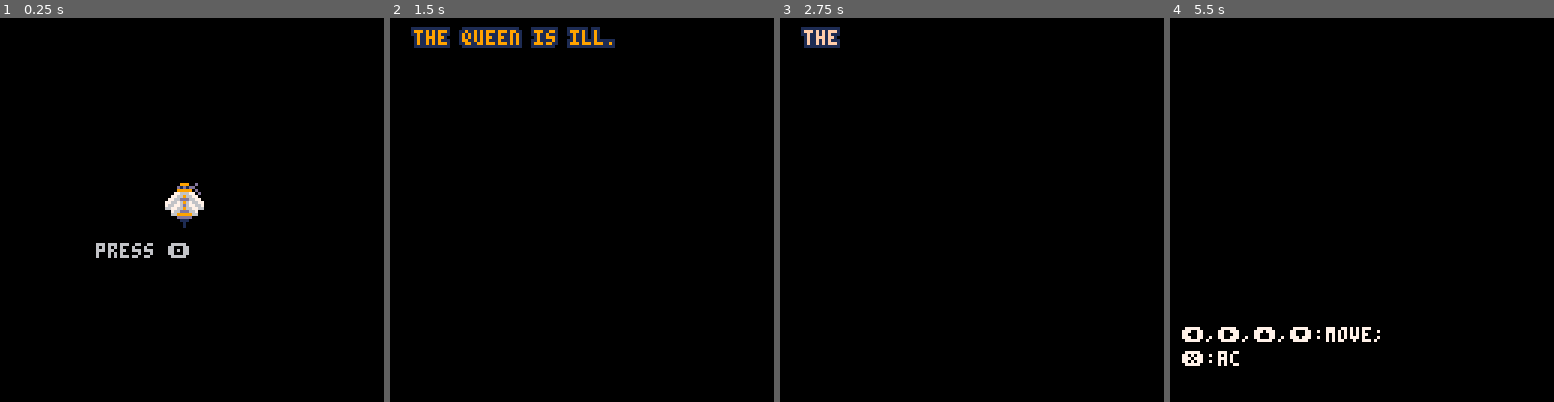
Above: before the commit, frames 1-4 (left to right).
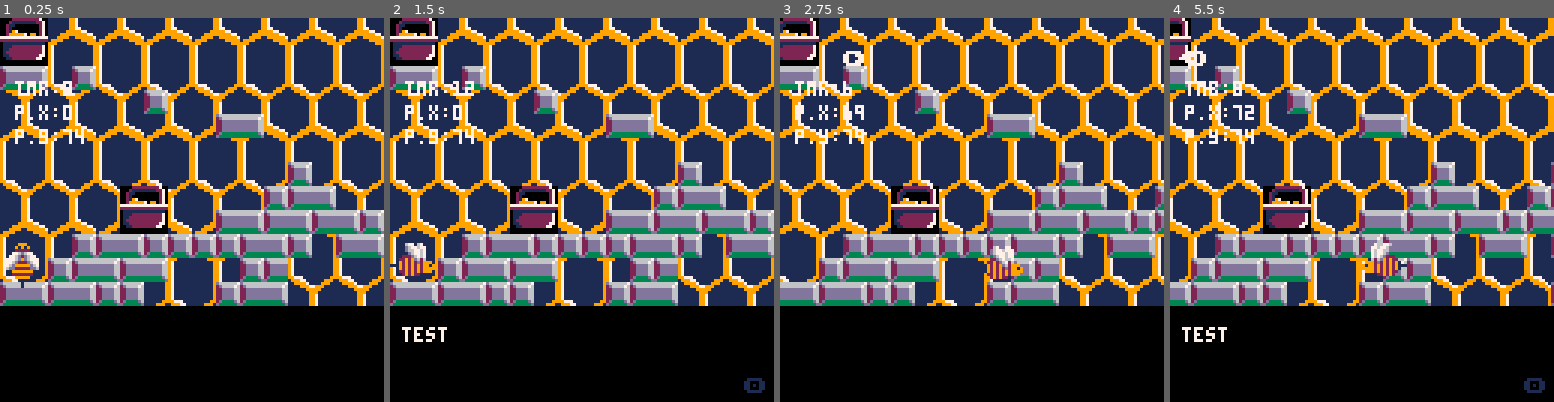
Above: after the commit, the same moments.

Repository: Amustache/beezz
Game: PICO-8 cartridge main.p8
Same seed, same stepped clock (60 frames per second), same inputs: the game is played once before the commit and once after it.
Inputs:
- Up to frame 1 (0.25 s): no input
- Up to frame 2 (1.5 s): tap X (X key) at 0.33, 1.07 s; tap O (Z key) at 0.7 s
- Up to frame 3 (2.75 s): hold Right 1.6-2.1 s; tap O (Z key) at 1.7, 2.1, 2.5 s; tap X (X key) at 1.85 s; hold Up 2.15-2.42 s; hold Right from 2.47 s (still down)
- Up to frame 4 (5.5 s): tap O (Z key) every 0.4 s from 2.9 to 5.3 s; tap X (X key) at 2.97, 4.08, 5.2 s; release Right at 3.03 s; hold Left 3.08-3.58 s; hold Down 3.63-3.97 s; hold Right 4.02-4.68 s; hold Up 4.73-5.03 s; hold Left from 5.08 s (still down)

The runs differ from the first frame. In frame 1, 74% of the frame differs, in the area x 0-100%, y 0-75%; in frame 2, 73%; in frame 3, 74%; in frame 4, 76%, in the area x 0-100%, y 0-98%.

Commit message:
dialogue and other things

Diff:
--- a/main.p8
+++ b/main.p8
@@ -47,8 +47,8 @@
  if(btn(4)) then print("🅾️",x+16,y,7) end
  if(btn(5)) then print("❎",x,y,7) end
  print("tmr:"..p.tmr,x,y+16,7)
- print("bee.x:"..bees[1].x,x,y+24,7)
- print("bee.y:"..bees[1].y,x,y+32,7)
+ print("p.x:"..p.x,x,y+24,7)
+ print("p.y:"..p.y,x,y+32,7)
 end
 
 -- ** bees - general ** --
@@ -89,7 +89,7 @@
   x=64,  -- x,y coordinate, RELATIVE TO THE SCREEN
   y=64,
   box={x1=1,y1=1,x2=14,y2=14},  -- collision box
-  sp=0,  -- current sprite
+  sp=10,  -- current sprite
   sp_st=10,  -- first sprite of the animation
   sp_sz=2,  -- sprite size
   flp_x=false,  -- should the sprite be flipped horizontally
@@ -97,14 +97,56 @@
   action=false,  -- can't move if action is true
   tmr=0  -- internal timer
  })
+ add(bees,{
+  name="beertrand",  -- buzz, beenedict, beelzebub, beeyonce, obee wan, rubee, beely, kirbee, ...
+  tot_pln=0,  -- cumulative polen
+  cur_pln=0,  -- current polen
+  max_pln=10,  -- max usable polen before slowdown in speed
+  cur_spd=3,  -- speed
+  max_spd=3,
+  x=64,  -- x,y coordinate, RELATIVE TO THE SCREEN
+  y=64,
+  box={x1=1,y1=1,x2=14,y2=14},  -- collision box
+  sp=10,  -- current sprite
+  sp_st=10,  -- first sprite of the animation
+  sp_sz=2,  -- sprite size
+  flp_x=false,  -- should the sprite be flipped horizontally
+  flp_y=false,  -- should the sprite be flipped vertically
+  action=false,  -- can't move if action is true
+  tmr=0  -- internal timer
+ })
+ add(bees,{
+  name="beenedict",  -- buzz, beenedict, beelzebub, beeyonce, obee wan, rubee, beely, kirbee, ...
+  tot_pln=0,  -- cumulative polen
+  cur_pln=0,  -- current polen
+  max_pln=10,  -- max usable polen before slowdown in speed
+  cur_spd=3,  -- speed
+  max_spd=3,
+  x=64,  -- x,y coordinate, RELATIVE TO THE SCREEN
+  y=64,
+  box={x1=1,y1=1,x2=14,y2=14},  -- collision box
+  sp=10,  -- current sprite
+  sp_st=10,  -- first sprite of the animation
+  sp_sz=2,  -- sprite size
+  flp_x=false,  -- should the sprite be flipped horizontally
+  flp_y=false,  -- should the sprite be flipped vertically
+  action=false,  -- can't move if action is true
+  tmr=0  -- internal timer
+ })
 end
 
 -- ** actual game ** --
 function _init()
+ player_init()
+ bees_init()
+
  -- text boxes
  dtb_init()
 
- menu_init()
+ --menu_init()
+ story_init()
+ _update=story_update
+ _draw=story_draw
 end
 -->8
 -- menu and intro
@@ -128,9 +170,6 @@
 
 -- ** intro ** --
 function intro_init()
- player_init()
- bees_init()
-
  intro_msg_set(1)
 
  _update=nil
@@ -211,7 +250,7 @@
  cam_x=p.x-64
  cam_y=p.y-64
 
- -- percentage of match between player and flower
+ -- percentage of match between two objects if collision
  tlrnc=0.10
 
  -- reset internal timer
@@ -227,6 +266,10 @@
  p.tmr+=1  -- internal timer. 30fps
 
  if(not p.action) then
+  -- check for bees: save current position
+  local px = p.x
+  local py = p.y
+
   -- animation
   if(p.tmr == 10) then
    p.sp = p.sp_st
@@ -242,7 +285,7 @@
    p.sp_st=32
    p.flp_x=true
 
-   if(cam_x > 0 and p.x-cam_x==64) then
+   if(cam_x > 0 and p.x-cam_x<64) then
     cam_x-=p.cur_spd
     p.x-=p.cur_spd
    else
@@ -257,7 +300,7 @@
    p.sp_st=32
    p.flp_x=false
 
-   if(cam_x < map_width-128 and p.x-cam_x==64) then
+   if(cam_x < map_width-128 and p.x-cam_x>64) then
     cam_x+=p.cur_spd
     p.x+=p.cur_spd
    else
@@ -272,7 +315,7 @@
    p.sp_st=0
    p.flp_y=false
 
-   if(cam_y > 0 and p.y-cam_y==64) then
+   if(cam_y > 0 and p.y-cam_y<64) then
     cam_y-=p.cur_spd
     p.y-=p.cur_spd
    else
@@ -287,7 +330,7 @@
    p.sp_st=0
    p.flp_y=true
 
-   if(cam_y < map_height-128 and p.y-cam_y==64) then
+   if(cam_y < map_height-128 and p.y-cam_y>64) then
     cam_y+=p.cur_spd
     p.y+=p.cur_spd
    else
@@ -298,16 +341,68 @@
   end
 
   -- action (X) -- todo talk w/ bees
-  if btnp(5) then
+  if(btnp(5)) then
    p.action=true  -- lock the player
    p.tmr = 0  -- restart timer
   end
+
+  -- check for bees: if there is a bee, then...
+  for b in all(bees) do
+   if(check_collision_bee(b)) then
+    -- back to old position
+    p.x=px
+    p.y=py
+   end
+  end
  else
-  get_down()
+  -- shall we talk?
+  local talk=false
+  for b in all(bees) do
+   b.box.x1-=5
+   b.box.y1-=5
+   b.box.x2+=5
+   b.box.y2+=5
+
+   if(check_collision_bee(b)) then
+    talk=true
+    talk_to_bee(b)
+   end
+
+   b.box.x1+=5
+   b.box.y1+=5
+   b.box.x2-=5
+   b.box.y2-=5
+  end
+  if(not talk) then
+   get_down()
+  end
  end
 
  -- polen
   p.cur_spd=p.max_spd-flr(p.cur_pln/(p.max_pln + 1))
+end
+
+bees_hello = {"hey!","greetings.","hi!","howdy!","bonjour!","good day."}
+bees_ok = {"all is right!","you okay?","i'm fine!","all the best for you.","all hail the queen!","la probabilité de voir ce message est de 0.005%."}
+
+function talk_to_bee(bee)
+ dtb_disp(bee.name..": "..bees_hello[1+flr(rnd(#bees_hello))])
+ if(bee.cur_pln > bee.max_pln) then
+  dtb_disp(bee.name..": j'ai trop de pollen!")
+  dtb_disp(bee.name..": est-ce que tu peux m'en prendre?")
+ else
+  if(bee.cur_pln < bee.max_pln) then
+   dtb_disp(bee.name..": j'ai pas assez de pollen!")
+   dtb_disp(bee.name..": est-ce que tu peux m'en donner?")
+  else
+   dtb_disp(bee.name..": "..bees_ok[1+flr(rnd(#bees_ok))])
+  end
+ end
+ p.action=false
+end
+
+function choice_take()
+ p.action=false
 end
 
 function get_down()
@@ -346,8 +441,16 @@
  end
 end
 
+function check_collision_bee(bee)
+ if(iou(p,bee) >= .1*tlrnc) then
+  return true
+ else
+  return false
+ end
+end
+
 function get_into_hive()
- if(iou(p,hive) >= tlrnc) then
+ if(iou(p,hive) >= 2*tlrnc) then
   story_init()
   return true
  else
@@ -367,6 +470,16 @@
 
 function bee_exploration_update(bee)
  -- todo random mouvement
+ -- animation
+ -- internal timer
+ bee.tmr+=1
+ if(bee.tmr == 10) then
+  bee.sp = bee.sp_st
+ end
+ if(bee.tmr >= 20) then
+  bee.sp += bee.sp_sz
+  bee.tmr = 0  -- restart timer
+ end
 end
 
 function exploration_update()
@@ -445,7 +558,7 @@
 -- ** story initialisation ** --
 function story_init()
  -- map
- map_width=128*2
+ map_width=128*1.5
  map_height=128
 
  -- camera coordinates for the map
@@ -453,8 +566,12 @@
  cam_y=0
 
  -- reset internal timer and set first sprite
- p.sp_st=10
+ p.sp_st=14
  p.tmr=0
+
+ -- start position
+ p.x=0
+ p.y=74
 
  _update=story_update
  _draw=story_draw
@@ -469,32 +586,31 @@
   p.sp = p.sp_st
  end
  if(p.tmr >= 20) then
-  p.sp += p.sp_sz
+  p.sp = 46
   p.tmr = 0  -- restart timer
  end
 
  -- actions
  -- left
  if(btn(0)) then
-  p.sp_st=32
   p.flp_x=true
 
-  if(cam_x > 0 and p.x-cam_x==64) then
+  if(cam_x > 0 and p.x-cam_x<64) then
    cam_x-=p.cur_spd
    p.x-=p.cur_spd
   else
-   if(p.x > 4) then
-    p.x-=p.cur_spd
+   p.x-=p.cur_spd
+   if(p.x < -8) then
+    exploration_init()
    end
   end
  end
 
  -- right
  if(btn(1)) then
-  p.sp_st=32
   p.flp_x=false
 
-  if(cam_x < map_width-128 and p.x-cam_x==64) then
+  if(cam_x < map_width-128 and p.x-cam_x>64) then
    cam_x+=p.cur_spd
    p.x+=p.cur_spd
   else
@@ -506,7 +622,9 @@
 
  -- action (X) -- todo talk w/ bees
  if btnp(5) then
-  p.action=true  -- lock the player
+
+ dtb_disp("test")
+  --p.action=true  -- lock the player
   p.tmr = 0  -- restart timer
  end
 
@@ -515,7 +633,10 @@
 end
 
 function story_update()
-
+ player_story_update()
+
+ -- text boxes
+ dtb_update()
 end
 
 -- ** story drawing ** --
@@ -526,10 +647,15 @@
  camera(cam_x, cam_y)
 
  -- draw the entire map -- todo
- map(48, 0, 0, 0, 32, 16)
+ map(0, 0, 0, 0, 32, 16)
 
   -- bee
  player_draw()
+
+ -- text boxes
+ dtb_draw()
+
+ debug_infos(5,5)
 end
 -->8
 -- textboxes
@@ -598,7 +724,7 @@
   dtb_dislines[i]=dtb_dislines[i+1]
  end
  dtb_dislines[#dtb_dislines]=""
- -- sfx(2)
+ sfx(2)
 end
 
 function _dtb_nexttext()
@@ -608,7 +734,7 @@
  del(dtb_queuf,dtb_queuf[1])
  del(dtb_queu,dtb_queu[1])
  _dtb_clean()
- -- sfx(2)
+ sfx(2)
 end
 
 -- make sure that this function is called each update.
@@ -634,7 +760,7 @@
      local curchar=sub(curlines[dtb_curline],curchari,curchari)
      dtb_ltime=1
      if curchar~=" " then
-      -- sfx(0)
+      sfx(0)
      end
      if curchar=="." then
       dtb_ltime=6
@@ -832,11 +958,11 @@
  -- keep the last line empty to end the fucker.
  -- last character is discarded
  ' ',
- '$c09the queen is ill.$cxx ',
- 'recent $c09pollen harvests have   \n not been very successful, and \n it is the main source of      \n $c09energy$cxx for the entire $c09hive$cxx. ',
- 'the $c09queen$cxx is the              \n personification of the health  \n of the $c09hive$cxx. if the $c09hive$cxx falls,\n so does the $c09queen$cxx. ',
- 'as a faithful member of the   \n $c09hive$cxx - your home - it is your  \n duty to collect $c09pollen$cxx, with   \n the help of your companions, to\n give it enough resources and   \n $c09energy$cxx to survive for years to \n come. ',
- 'good thing, the $c09flowers$cxx came  \n back. go, collect the $c09pollen$cxx   \n from the $c09flowers$cxx, and bring it \n back to the $c09hive$cxx. only the work\n of all the bees can save the   \n $c09hive$cxx. ',
+ 'the $c09queen$cxx is $c09ill$cxx. ',
+ 'recent $c09pollen$cxx harvests have   \n not been very successful, and \n it is the main source of      \n $c09energy$cxx for the entire $c09hive$cxx. ',
+ 'the $c09queen$cxx is the personifica- \n tion of the health of the\n $c09hive$cxx. if the $c09hive$cxx falls,\n so does the $c09queen$cxx. ',
+ 'as a faithful member of the   \n $c09hive$cxx - your home - it is your  \n duty to collect $c09pollen$cxx, with   \n the help of your companions.\n give it enough resources and\n $c09energy$cxx to survive for years\n to come. ',
+ 'good thing, the $c09flowers$cxx came  \n back. go, collect the $c09pollen$cxx   \n from the $c09flowers$cxx, and bring\n it back to the $c09hive$cxx. only the\n work of all the bees can save\n the $c09hive$cxx! ',
  ''
  --'$c09welcome$cxx to the introduction!',
  --'you can draw sprites\n$i01   like this, and you can\n\nadd a delay$d04...$dxxlike this!',
